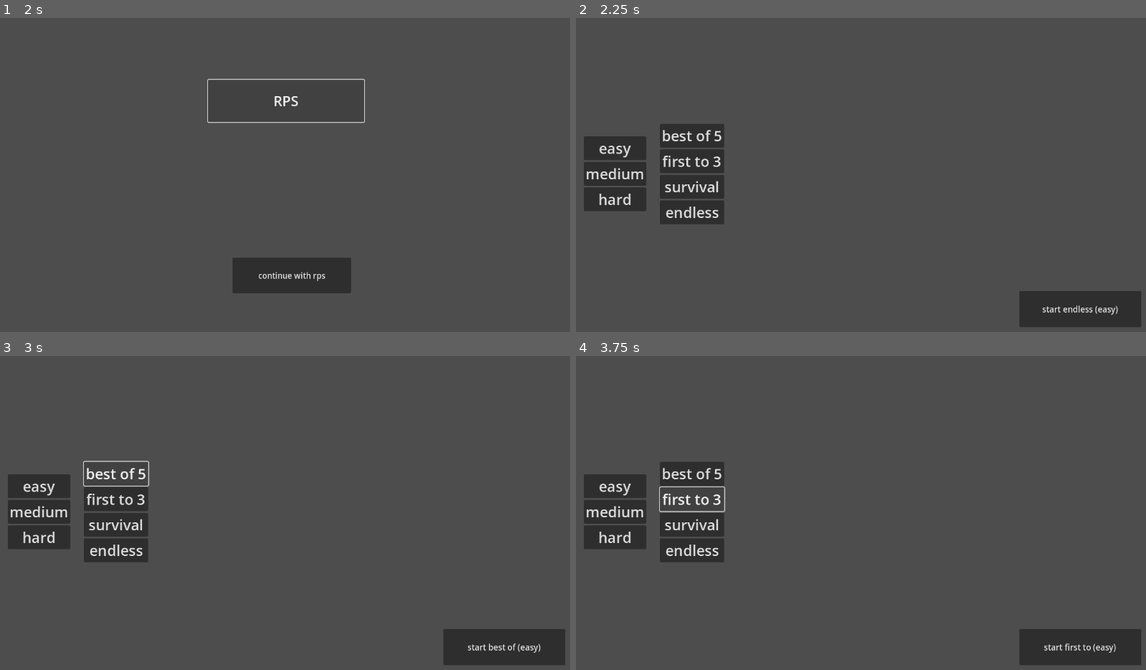
Above: before the commit, frames 1-4 (two rows, left to right).
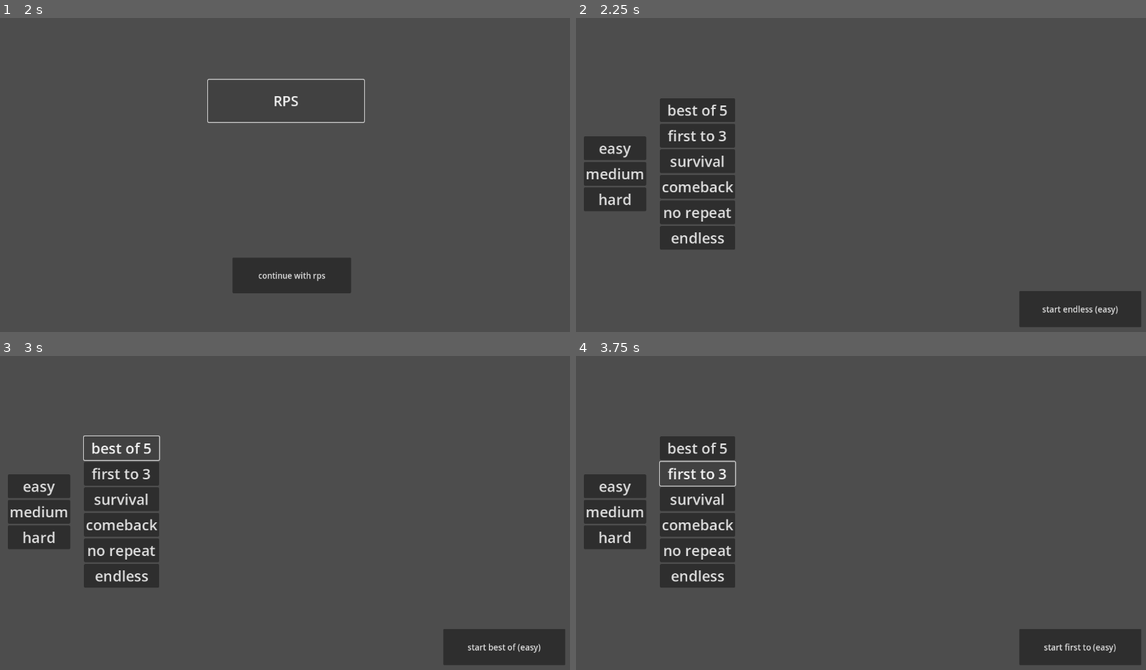
Above: after the commit, the same moments.

Repository: corporal1chicken/godot-project
Game: Godot game, scene res://world.tscn
Same seed, same stepped clock (60 frames per second), same inputs: the game is played once before the commit and once after it.
Inputs:
- Up to frame 1 (2 s): click "play game" at 0.5 s; click "RPS" at 1.25 s
- Up to frame 2 (2.25 s): click "continue with rps" at 2 s
- Up to frame 3 (3 s): click "best of 5" at 2.75 s
- Up to frame 4 (3.75 s): click "first to 3" at 3.5 s

Frame 1 is identical in both runs. In frame 2, 3.3% of the frame differs, in the area x 14-28%, y 25-74%; in frame 3, 2.7%; in frame 4, 3.4%, in the area x 14-29%, y 25-74%.

Commit message:
Gameplay Stuff

Diff:
--- a/games/rps/helpers/ai.gd
+++ b/games/rps/helpers/ai.gd
@@ -1,9 +1,27 @@
 extends Node
+
+# Planning AI
+# 1. Choose Random Move
+# 2. Counter Last Move
+# 3. Counter Most Common In The Last 7 Moves
+# 4. Counter Random In The Last 5 Moves
+# 5. Play The Same Move As Last
+# 6. Play The Player's Last Move
+# 7. Lose To Player's Move
+# 8. Counter Player Move If Repeating More Than 3 Times
+
+@export var test_mode: bool = false
 
 const MOVES: Array = ["rock", "paper", "scissors"]
 
-func get_computer_move() -> String:
-	var move = MOVES.pick_random()
-	$"../ai_move".text = "AI picked " + move
+func get_computer_move(player_move) -> String:
+	var move: String
+
+	if test_mode:
+		move = "paper"
+	else:
+		move = MOVES.pick_random()
+
+	$"../ai_move".text = "AI picked " + move + " | your move: " + player_move
 
 	return move
--- /dev/null
+++ b/games/rps/helpers/gamemode.gd
@@ -0,0 +1,33 @@
+extends Node
+
+# Could likely set a current_gamemode with a match function
+# Could create gamemode start and end functions
+# i.e. comeback_start() that sets AI points to 3
+
+var gamemode_info: Dictionary
+
+func set_gamemode_info(information: Dictionary):
+	gamemode_info = information
+
+func check_rules(state: Dictionary) -> bool:
+	print(state)
+	if gamemode_info.name == "best_of":
+		if state.rounds_played == gamemode_info.total_rounds:
+			return true
+	elif gamemode_info.name == "first_to":
+		if state.player_score == gamemode_info.max_score or state.computer_score == gamemode_info.max_score:
+			return true
+	elif gamemode_info.name == "survival":
+		if state.current_streak == 0 and state.rounds_played > 0:
+			return true
+	elif gamemode_info.name == "comeback":
+		if state.rounds_played == gamemode_info.total_rounds:
+			return true
+		else:
+			if state.computer_score == gamemode_info.max_score:
+				return true
+	elif gamemode_info.name == "no_repeat":
+		if state.player_history.size() > 0 and state.player_move == state.player_history[-1]:
+			return true
+
+	return false
--- a/games/rps/rps.tscn
+++ b/games/rps/rps.tscn
@@ -1,8 +1,9 @@
-[gd_scene load_steps=4 format=3 uid="uid://cy83mypmppqyf"]
+[gd_scene load_steps=5 format=3 uid="uid://cy83mypmppqyf"]
 
 [ext_resource type="PackedScene" uid="uid://r40xf4jofr4q" path="res://games/rps/screens/options/options.tscn" id="1_gimk2"]
 [ext_resource type="Script" uid="uid://r3cqer5cksp7" path="res://games/rps/rps.gd" id="1_yjitw"]
 [ext_resource type="PackedScene" uid="uid://brj0pxw043y7c" path="res://games/rps/screens/main/main.tscn" id="3_ru1hn"]
+[ext_resource type="PackedScene" uid="uid://3a8r1nynk5vm" path="res://games/rps/screens/results/results.tscn" id="4_nokrr"]
 
 [node name="rps" type="Control"]
 layout_mode = 3
@@ -18,7 +19,12 @@
 [node name="options" parent="." instance=ExtResource("1_gimk2")]
 layout_mode = 1
 
-[node name="main" parent="." instance=ExtResource("3_ru1hn")]
+[node name="main" parent="." node_paths=PackedStringArray("results") instance=ExtResource("3_ru1hn")]
+visible = false
+layout_mode = 1
+results = NodePath("../results")
+
+[node name="results" parent="." instance=ExtResource("4_nokrr")]
 visible = false
 layout_mode = 1
 
--- a/games/rps/screens/main/main.gd
+++ b/games/rps/screens/main/main.gd
@@ -1,10 +1,11 @@
 extends Control
 
-# Future Ideas:
-# - AI changes based on difficulty
-# - Custom First To and Best Of parameters
+# Could have a retrieve_information so gamemode_info and difficulty_info
+# are no longer needed here
 
 @export var ai: Node
+@export var results: Node
+@export var gamemode: Node
 
 @onready var timer: Timer = $Timer
 
@@ -19,6 +20,8 @@
 
 var player_move: String = ""
 var computer_move: String
+
+var player_history: Array = []
 
 var player_score: int = 0
 var computer_score: int = 0
@@ -27,6 +30,14 @@
 var current_streak: int = 0
 var best_streak: int = 0
 
+var played_moves: Dictionary = {
+	"rock" = 0,
+	"paper" = 0,
+	"scissors" = 0
+}
+
+var total_playtime: float = 0.0
+
 var game_ended = false
 
 # Godot Specific Functions
@@ -34,33 +45,46 @@
 	for child in $moves.get_children():
 		child.pressed.connect(_on_move_pressed.bind(child.name))
 
-func _process(_delta: float) -> void:
+func _process(delta: float) -> void:
 	if timer.is_stopped():
 		return
 
 	$time_left.text = "time left: %.1f" % timer.time_left
 
+	if not game_ended:
+		total_playtime += delta
+
 	pass
 
 func _unhandled_input(event: InputEvent) -> void:
-	if game_ended or $moves.get_child(0).disabled:
+	if game_ended:
 		return
 
 	if event.is_action_pressed("rps_rock"):
+		if $moves.get_child(0).disabled: return
 		_on_move_pressed("rock")
 		$moves/rock.grab_focus()
 	elif event.is_action_pressed("rps_paper"):
+		if $moves.get_child(0).disabled: return
 		_on_move_pressed("paper")
 		$moves/paper.grab_focus()
 	elif event.is_action_pressed("rps_scissors"):
+		if $moves.get_child(0).disabled: return
 		_on_move_pressed("scissors")
 		$moves/scissors.grab_focus()
+	elif event.is_action_pressed("continue"):
+		if $continue.visible == false:
+			return
+
+		_on_continue_pressed()
+		$continue.grab_focus()
 
 	pass
 
 # On Button Press Functions
 func _on_move_pressed(move: String):
 	player_move = move
+	played_moves[move] = played_moves.get(move) + 1
 
 	pass
 
@@ -78,19 +102,6 @@
 	pass
 
 # Helper Functions
-func _check_gamemode_rules() -> bool:
-	if gamemode_info.name == "best_of":
-		if rounds_played == gamemode_info.total_rounds:
-			return true
-	elif gamemode_info.name == "first_to":
-		if player_score == gamemode_info.max_score or computer_score == gamemode_info.max_score:
-			return true
-	elif gamemode_info.name == "survival":
-		if current_streak == 0 and rounds_played > 0:
-			return true
-
-	return false
-
 func _determine_streak(outcome: String):
 	if outcome == "win":
 		current_streak += 1
@@ -106,7 +117,7 @@
 	pass
 
 func _update_round_text():
-	$score_count.text = "player: " + str(player_score) + " | computer: " + str(computer_score)
+	$score_count.text = "player: %d | AI: %d" % [player_score, computer_score]
 	$streak.text = "streak: %d\nbest: %d" % [current_streak, best_streak]
 	$rounds_played.text = "round\n" + str(rounds_played) + "/" + str(gamemode_info.get("total_rounds"))
 
@@ -129,6 +140,9 @@
 		computer_score += 1
 		_determine_streak("loss")
 
+	if player_move != "":
+		player_history.append(player_move)
+
 	pass
 
 func _toggle_moves_button(new_state: bool):
@@ -165,10 +179,15 @@
 	game_ended = false
 	rounds_played = 0
 	player_score = 0
-	computer_score = 0
 	draws = 0
 	current_streak = 0
 	best_streak = 0
+	computer_score = 0
+	player_history = []
+
+	# Hardcoded for now
+	if gamemode_info.name == "comeback":
+		computer_score += 3
 
 	pass
 
@@ -176,6 +195,8 @@
 	gamemode_info = chosen_gamemode
 	difficulty_info = chosen_difficulty
 
+	gamemode.set_gamemode_info(chosen_gamemode)
+
 	_reset_game()
 	_update_round_text()
 	_main_loop()
@@ -184,19 +205,21 @@
 
 func _end_game():
 	_toggle_moves_button(true)
-	$time_left.text = "game ended"
-	$ai_move.visible = false
-	$round_end.visible = true
 
 	game_ended = true
 
-	if computer_score > player_score:
-		$round_end.text = "AI won with " + str(computer_score) + " by " + str(computer_score - player_score) + " points"
-	elif player_score > computer_score:
-		$round_end.text = "you won with " + str(player_score) + " by " + str(player_score - computer_score) + " points"
-	else:
-		$round_end.text = "it was a draw"
-
+	results.set_results_screen({
+		"playtime" = int(total_playtime),
+		"player_score" = player_score,
+		"computer_score" = computer_score,
+		"draws" = draws,
+		"rounds_played" = rounds_played,
+		"streak" = current_streak,
+		"best_streak" = best_streak,
+		"played_moves" = played_moves,
+	})
+
+	Signals.change_sub_screen.emit("main", "results")
 	pass
 
 func _main_loop():
@@ -205,11 +228,20 @@
 	timer.start(difficulty_info.timer_length)
 	await timer.timeout
 
-	computer_move = ai.get_computer_move()
+	computer_move = ai.get_computer_move(player_move)
 
 	_end_round()
 
-	if _check_gamemode_rules():
+	var state = {
+		"rounds_played" = rounds_played,
+		"player_score" = player_score,
+		"computer_score" = computer_score,
+		"current_streak" = current_streak,
+		"player_history" = player_history,
+		"player_move" = player_move
+	}
+
+	if gamemode.check_rules(state):
 		_end_game()
 
 	pass
--- a/games/rps/screens/main/main.tscn
+++ b/games/rps/screens/main/main.tscn
@@ -1,9 +1,10 @@
-[gd_scene load_steps=3 format=3 uid="uid://brj0pxw043y7c"]
+[gd_scene load_steps=4 format=3 uid="uid://brj0pxw043y7c"]
 
 [ext_resource type="Script" uid="uid://ddrt78p8a5ym6" path="res://games/rps/screens/main/main.gd" id="1_rrh38"]
 [ext_resource type="Script" uid="uid://b8aoyub3tolfp" path="res://games/rps/helpers/ai.gd" id="2_08fky"]
-
-[node name="main" type="Control" node_paths=PackedStringArray("ai")]
+[ext_resource type="Script" uid="uid://12pc3pyitl5c" path="res://games/rps/helpers/gamemode.gd" id="3_ly3r3"]
+
+[node name="main" type="Control" node_paths=PackedStringArray("ai", "gamemode")]
 layout_mode = 3
 anchors_preset = 15
 anchor_right = 1.0
@@ -12,6 +13,7 @@
 grow_vertical = 2
 script = ExtResource("1_rrh38")
 ai = NodePath("ai")
+gamemode = NodePath("gamemode")
 
 [node name="moves" type="HBoxContainer" parent="."]
 layout_mode = 1
@@ -191,5 +193,8 @@
 [node name="ai" type="Node" parent="."]
 script = ExtResource("2_08fky")
 
+[node name="gamemode" type="Node" parent="."]
+script = ExtResource("3_ly3r3")
+
 [connection signal="pressed" from="continue" to="." method="_on_continue_pressed"]
 [connection signal="pressed" from="quit" to="." method="_on_quit_pressed"]
--- a/games/rps/screens/options/options.gd
+++ b/games/rps/screens/options/options.gd
@@ -6,11 +6,34 @@
 	"hard" = {}
 }
 
-@export var gamemode_conifg: Dictionary = {
-	"first_to" = {},
-	"best_of" = {},
-	"survival" = {},
-	"endless" = {}
+@export var gamemode_config: Dictionary = {
+	"first_to" = {
+		"name" = "first_to",
+		"total_rounds" = "inf",
+		"max_score" = 3
+	},
+	"best_of" = {
+		"name" = "best_of",
+		"total_rounds" = 5
+	},
+	"survival" = {
+		"name" = "survival",
+		"total_rounds" = "inf"
+	},
+	"endless" = {
+		"name" = "endless",
+		"total_rounds" = "inf"
+	},
+	"comeback" = {
+		"name" = "comeback",
+		"total_rounds" = 8,
+		"max_score" = 7,
+		"starting_points" = 3
+	},
+	"no_repeat" = {
+		"name" = "no_repeat",
+		"total_rounds" = "inf"
+	},
 }
 
 var chosen_difficulty: String = "easy"
@@ -35,5 +58,5 @@
 func get_selected_options() -> Dictionary:
 	return {
 		difficulty = difficulty_config[chosen_difficulty],
-		gamemode = gamemode_conifg[chosen_gamemode]
+		gamemode = gamemode_config[chosen_gamemode]
 	}
--- a/games/rps/screens/options/options.tscn
+++ b/games/rps/screens/options/options.tscn
@@ -19,25 +19,6 @@
 },
 &"medium": {
 "timer_length": 6.0
-}
-}
-gamemode_conifg = {
-&"best_of": {
-"name": "best_of",
-"total_rounds": 5
-},
-&"endless": {
-"name": "endless",
-"total_rounds": "inf"
-},
-&"first_to": {
-"max_score": 3,
-"name": "first_to",
-"total_rounds": "inf"
-},
-&"survival": {
-"name": "survival",
-"total_rounds": "inf"
 }
 }
 
@@ -69,6 +50,16 @@
 layout_mode = 2
 theme_override_font_sizes/font_size = 32
 text = "survival"
+
+[node name="comeback" type="Button" parent="gamemodes"]
+layout_mode = 2
+theme_override_font_sizes/font_size = 32
+text = "comeback"
+
+[node name="no_repeat" type="Button" parent="gamemodes"]
+layout_mode = 2
+theme_override_font_sizes/font_size = 32
+text = "no repeat"
 
 [node name="endless" type="Button" parent="gamemodes"]
 layout_mode = 2
--- /dev/null
+++ b/games/rps/screens/results/results.gd
@@ -0,0 +1,20 @@
+extends Control
+
+func _on_return_pressed():
+	Signals.change_sub_screen.emit("results", "options")
+
+func set_results_screen(information: Dictionary):
+	$game_length.text = "game length: %02d:%02d" % [information.playtime / 60, information.playtime % 60]
+	$score.text = ("score: [%d] player | [%d] AI | [%d] draws" % [
+		information.player_score,
+		information.computer_score,
+		information.draws
+	])
+	$rounds_played.text = "rounds played: %d" % [information.rounds_played]
+	$streak.text = "streak: %d (best: %d)" % [information.streak, information.best_streak]
+	$played_moves.text = "played moves: rock (%d) | paper (%d) | scissors (%d)" % [
+		information.played_moves.rock,
+		information.played_moves.paper,
+		information.played_moves.scissors
+	]
+	pass
--- /dev/null
+++ b/games/rps/screens/results/results.tscn
@@ -0,0 +1,111 @@
+[gd_scene load_steps=2 format=3 uid="uid://3a8r1nynk5vm"]
+
+[ext_resource type="Script" uid="uid://df8f1soqrcgcu" path="res://games/rps/screens/results/results.gd" id="1_n0b7d"]
+
+[node name="results" type="Control"]
+layout_mode = 3
+anchors_preset = 15
+anchor_right = 1.0
+anchor_bottom = 1.0
+grow_horizontal = 2
+grow_vertical = 2
+script = ExtResource("1_n0b7d")
+
+[node name="return" type="Button" parent="."]
+layout_mode = 1
+anchors_preset = 8
+anchor_left = 0.5
+anchor_top = 0.5
+anchor_right = 0.5
+anchor_bottom = 0.5
+offset_left = -629.0
+offset_top = 262.00006
+offset_right = -270.99994
+offset_bottom = 358.00006
+grow_horizontal = 2
+grow_vertical = 2
+scale = Vector2(0.76, 0.8399988)
+theme_override_font_sizes/font_size = 24
+text = "return"
+
+[node name="game_length" type="RichTextLabel" parent="."]
+layout_mode = 1
+anchors_preset = 15
+anchor_right = 1.0
+anchor_bottom = 1.0
+offset_left = -2.0
+offset_top = 157.0
+offset_right = -2.0
+offset_bottom = -492.65695
+grow_horizontal = 2
+grow_vertical = 2
+scale = Vector2(1, 1.0093395)
+theme_override_font_sizes/normal_font_size = 46
+text = "game length: 32"
+horizontal_alignment = 1
+
+[node name="score" type="RichTextLabel" parent="."]
+layout_mode = 1
+anchors_preset = 15
+anchor_right = 1.0
+anchor_bottom = 1.0
+offset_left = -2.0
+offset_top = 217.00002
+offset_right = -2.0
+offset_bottom = -432.65692
+grow_horizontal = 2
+grow_vertical = 2
+scale = Vector2(1, 1.0093395)
+theme_override_font_sizes/normal_font_size = 46
+text = "score: [4] player | [1] AI | [2] draws"
+horizontal_alignment = 1
+
+[node name="rounds_played" type="RichTextLabel" parent="."]
+layout_mode = 1
+anchors_preset = 15
+anchor_right = 1.0
+anchor_bottom = 1.0
+offset_left = -2.0
+offset_top = 281.0
+offset_right = -2.0
+offset_bottom = -368.65695
+grow_horizontal = 2
+grow_vertical = 2
+scale = Vector2(1, 1.0093395)
+theme_override_font_sizes/normal_font_size = 46
+text = "rounds played: 1"
+horizontal_alignment = 1
+
+[node name="streak" type="RichTextLabel" parent="."]
+layout_mode = 1
+anchors_preset = 15
+anchor_right = 1.0
+anchor_bottom = 1.0
+offset_left = -2.0
+offset_top = 341.0
+offset_right = -2.0
+offset_bottom = -308.65692
+grow_horizontal = 2
+grow_vertical = 2
+scale = Vector2(1, 1.0093395)
+theme_override_font_sizes/normal_font_size = 46
+text = "streak: 1 | best: 4"
+horizontal_alignment = 1
+
+[node name="played_moves" type="RichTextLabel" parent="."]
+layout_mode = 1
+anchors_preset = 15
+anchor_right = 1.0
+anchor_bottom = 1.0
+offset_left = -2.0
+offset_top = 399.0
+offset_right = -2.0
+offset_bottom = -250.65692
+grow_horizontal = 2
+grow_vertical = 2
+scale = Vector2(1, 1.0093395)
+theme_override_font_sizes/normal_font_size = 46
+text = "played: rock (3) | paper (2) | scissors (4)"
+horizontal_alignment = 1
+
+[connection signal="pressed" from="return" to="." method="_on_return_pressed"]
Not shown, added: games/rps/helpers/gamemode.gd.uid
Not shown, added: games/rps/screens/results/results.gd.uid
Not shown, changed: README.md
